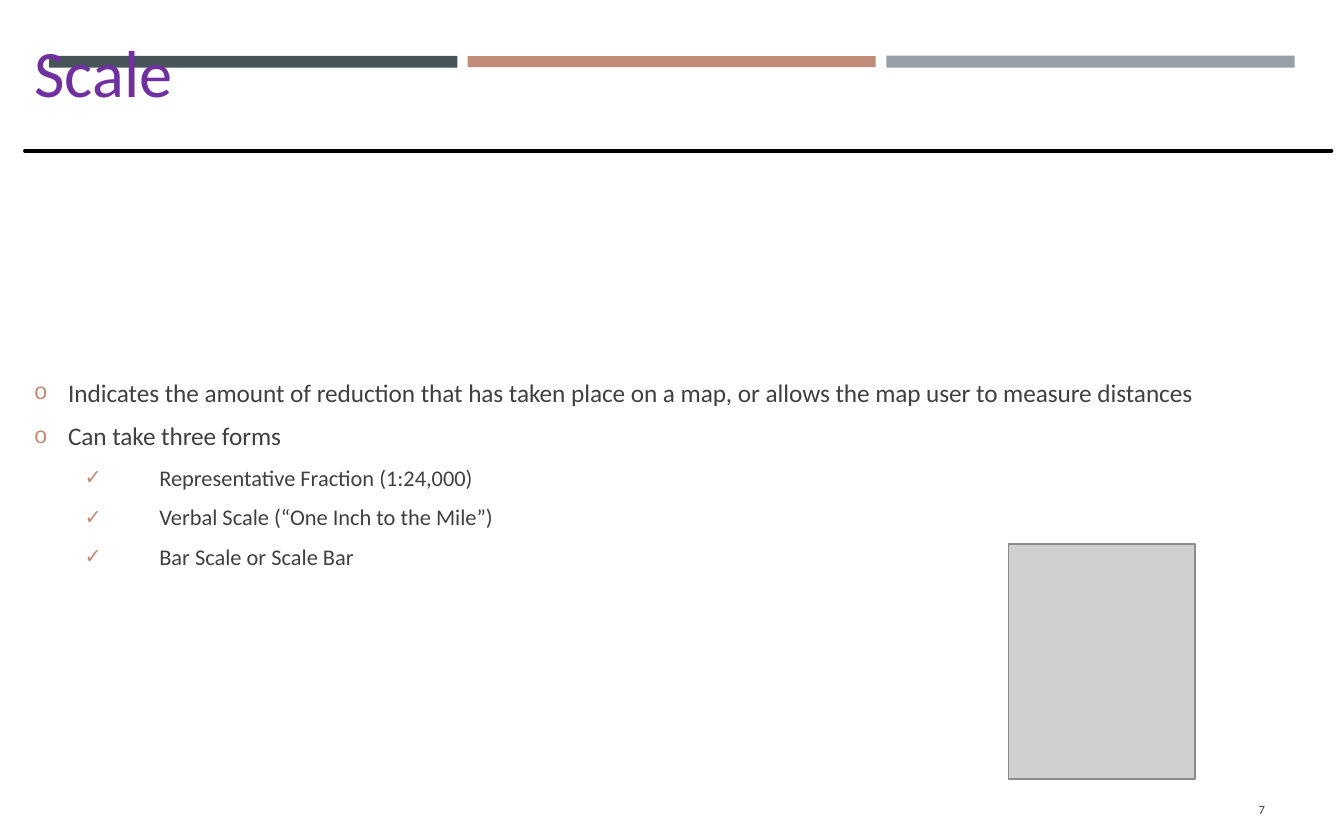
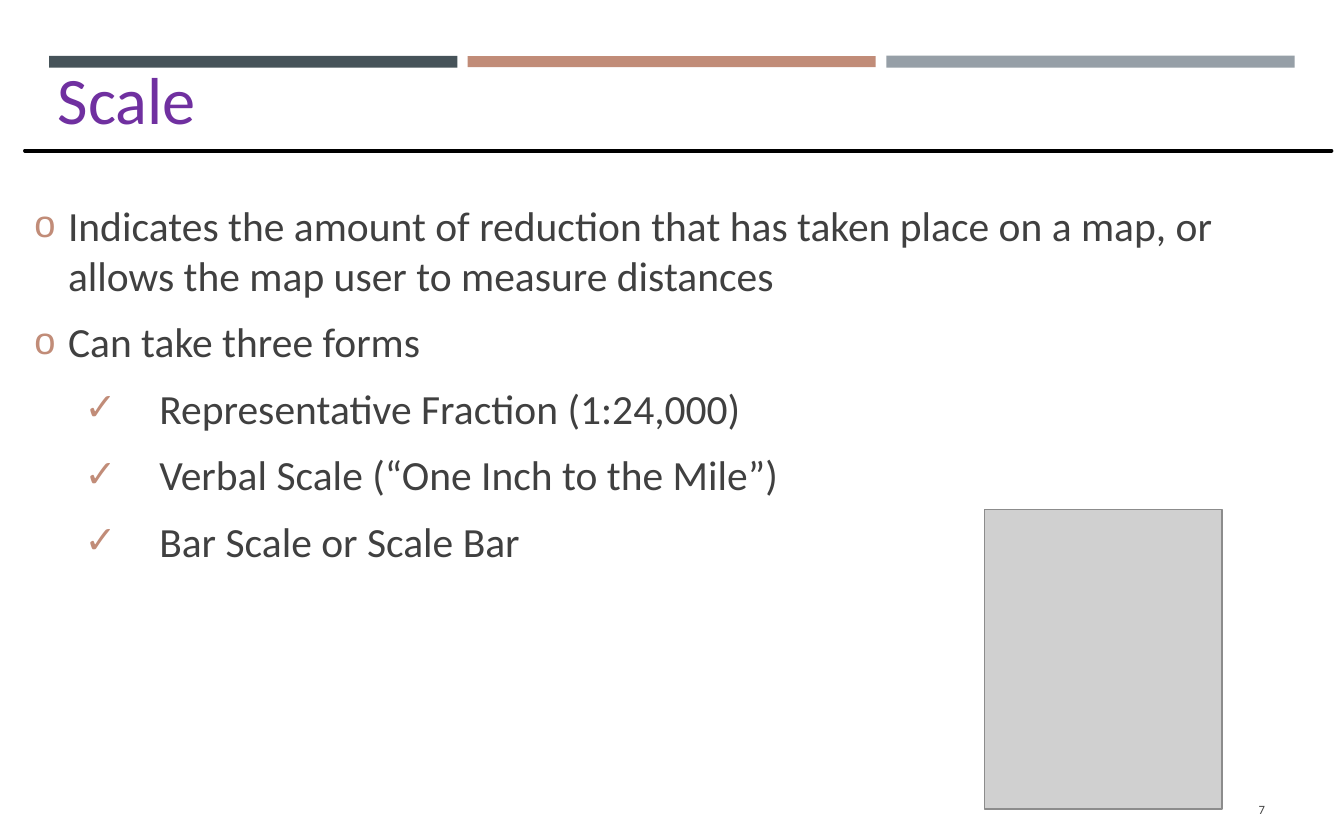
Before and after one commit to gisynw/GIS_I, a slide deck: slide 7 of docs/Lectures/Week07/Lecture07_GEOG2475_Thursday.pptx. Drawn at 1344x840 pixels with LibreOffice and Linux fonts; fonts in the diff are those of the drawing; grey boxes stand for pictures. Boxes give left, top, right and bottom in pixels: in the first picture for what was removed or moved away, otherwise in the second. Text is boxed around its words. In the diff, an @@ line names an element or a change of style, - is before the commit and + after.

```diff
--- a/docs/Lectures/Week07/Lecture07_GEOG2475_Thursday.pptx
+++ b/docs/Lectures/Week07/Lecture07_GEOG2475_Thursday.pptx
@@ text "Scale": place and size @@
-text "Scale" at <box>34,51,172,98</box>
+text "Scale" at <box>58,78,196,125</box>
@@ text "Indicates the amount of reduction ..." at <box>68,212,1212,558</box>: size 12.2 to 20 pt in "Indicates the amount of reduction that has ...", "Can take three forms"; size 10.8 to 20 pt in "Representative Fraction (1:24,000)", "Verbal Scale (“One Inch to the Mile”)", "Bar Scale or Scale Bar"; more space between paragraphs @@
@@ picture: place and size @@
-picture at <box>1008,544,1195,778</box>
+picture at <box>984,509,1222,809</box>
```
Also in this commit, not shown: 13 other slides changed, 1 slide added, 10 other files.
